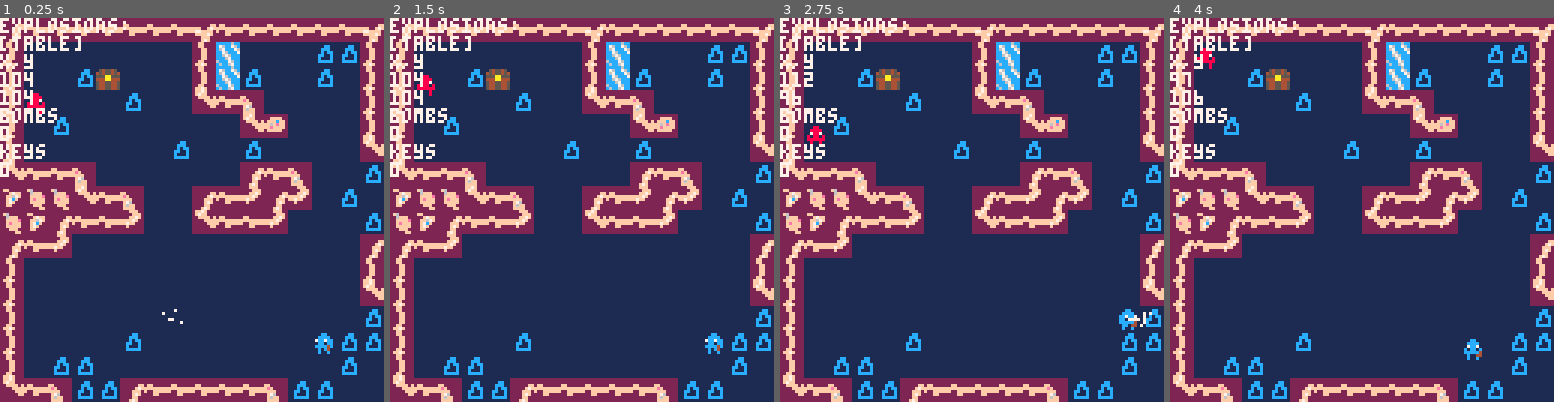
Above: before the commit, frames 1-4 (left to right).
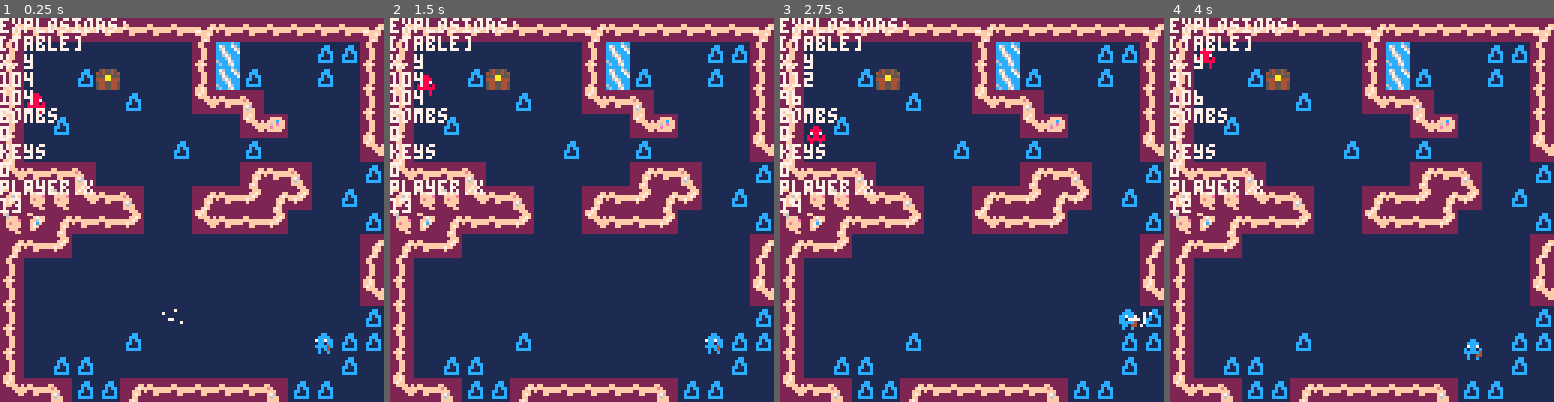
Above: after the commit, the same moments.

Repository: s-france/pico8GameS
Game: PICO-8 cartridge squid.p8
Two runs of this game, one before a commit and one after it. Both use one fixed random seed, a clock stepped at 60 frames per second and the inputs below.
Inputs:
- Up to frame 1 (0.25 s): no input
- Up to frame 2 (1.5 s): tap X (X key) at 0.33, 1.07 s; tap O (Z key) at 0.7 s
- Up to frame 3 (2.75 s): hold Right 1.6-2.1 s; tap O (Z key) at 1.7, 2.1, 2.5 s; tap X (X key) at 1.85 s; hold Up 2.15-2.42 s; hold Right from 2.47 s (still down)
- Up to frame 4 (4 s): tap O (Z key) at 2.9, 3.3, 3.7 s; tap X (X key) at 2.97 s; release Right at 3.03 s; hold Left 3.08-3.58 s; hold Down 3.63-3.97 s

The runs differ from the first frame. In frame 1, 0.5% of the frame differs, in the area x 0-25%, y 42-51%; in frame 2, 0.5%; in frame 3, 0.5%; in frame 4, 0.5%.

Commit message:
Update squid.p8

Diff:
--- a/squid.p8
+++ b/squid.p8
@@ -74,6 +74,8 @@
 	print(player.bombs)
 	print("keys")
 	print(player.keys)
+	print("player.x")
+	print(flr(player.x/8))
 
 end
 -->8
@@ -723,7 +725,7 @@
 function openchest(face)
 	local xtemp = player.x/8
 	local ytemp = player.y/8
-
+	xyestimator(xtemp,ytemp)
 	local contentflag = false
  if face == 0 then
   player.openflag = fget(mget((xtemp-1),(ytemp-1)), 5)
@@ -892,34 +894,37 @@
 // faces are 1, 4,5, 7
 // run check on keys, sprite
 function opendoor(face)
+	local xtemp = player.x/8
+	local ytemp = player.y/8
+	xyestimator(xtemp,ytemp)
 	local contentflag = false
 	if face == 1 then
-		contentflag = fget(mget((player.x/8),(player.y/8-1)), 2)
+		contentflag = fget(mget((xtemp),(ytemp-1)), 2)
 		if (contentflag == true and player.keys >0) then
 				player.openflag = true
 			 player.keys -= 1
-  		mset((player.x/8),(player.y/8-1),0)
+  		mset((xtemp),(ytemp-1),0)
 		end
 	elseif face == 3 then
-		contentflag = fget(mget((player.x/8-1),(player.y/8)), 2)
+		contentflag = fget(mget((xtemp-1),(ytemp)), 2)
 		if (contentflag == true and player.keys >0) then
 			 player.openflag = true
 			 player.keys -= 1
-  		mset((player.x/8-1),(player.y/8),0)
+  		mset((xtemp-1),(ytemp),0)
 		end
 	elseif face == 4 then
-		contentflag = fget(mget((player.x/8+1),(player.y/8)), 2)
+		contentflag = fget(mget((xtemp+1),(ytemp)), 2)
 		if (contentflag == true and player.keys >0) then
 			 player.openflag = true
 			 player.keys -= 1
-  		mset((player.x/8+1),(player.y/8),0)
+  		mset((xtemp+1),(ytemp),0)
 		end
 	elseif face == 6 then
-		contentflag = fget(mget((player.x/8),(player.y/8+1)), 2)
+		contentflag = fget(mget((xtemp),(ytemp+1)), 2)
 		if (contentflag == true and player.keys >0) then
 			 player.openflag = true
 			 player.keys -= 1
-  		mset((player.x/8),(player.y/8+1),0)
+  		mset((xtemp),(ytemp+1),0)
 		end
 	end
 end
